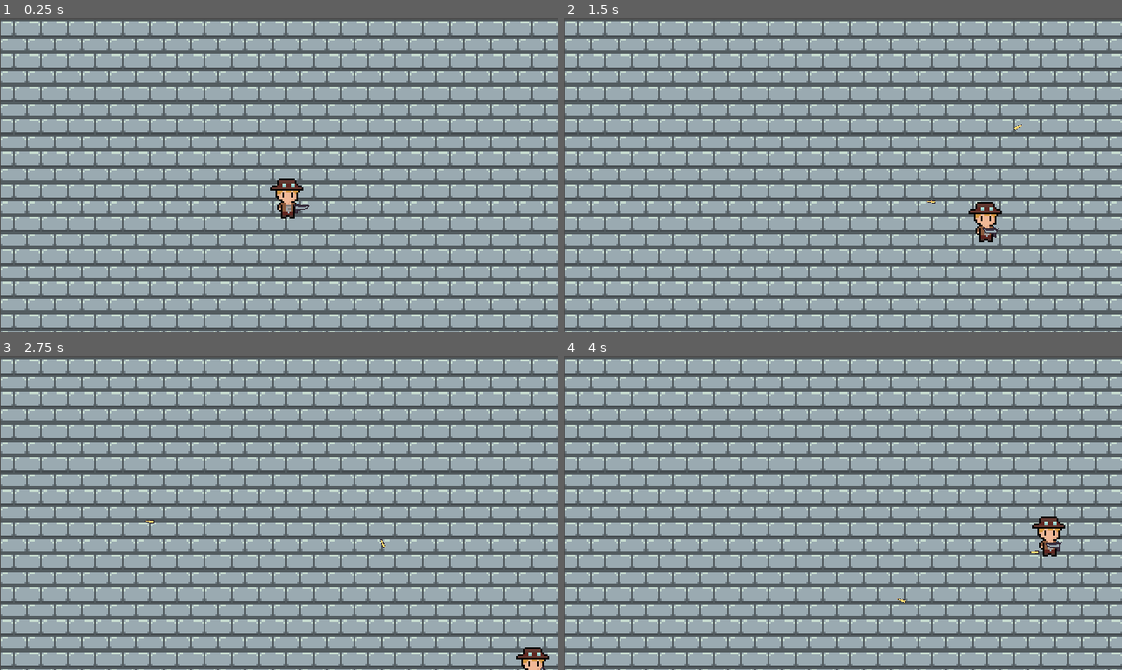
Above: before the commit, frames 1-4 (two rows, left to right).
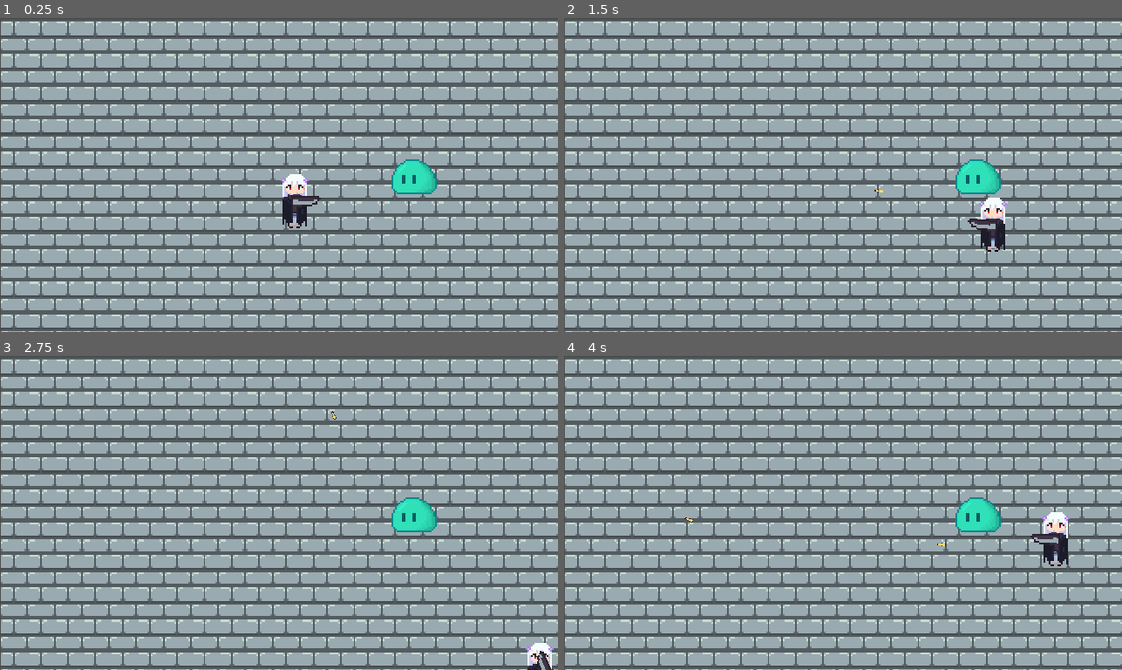
Above: after the commit, the same moments.

Repository: WAIWAI-PARTY/Life-after-people
Game: Godot game, scene res://World.tscn
Two runs of this game, one before a commit and one after it. Both use one fixed random seed, a clock stepped at 60 frames per second and the inputs below.
Inputs (mouse positions are in pixels of both pictures, inside the frame that each line leads up to):
- Up to frame 1 (0.25 s): no input
- Up to frame 2 (1.5 s): tap Enter at 0.5 s; move the mouse to (965, 159) at 0.52 s; press the mouse at (965, 159) at 0.53 s; hold D (ui_right) 0.53-1.28 s; move the mouse to (731, 190) at 1.27 s; release the mouse at (731, 190) at 1.28 s; hold S (ui_down) from 1.28 s (still down); click (731, 190) at 1.35 s
- Up to frame 3 (2.75 s): move the mouse to (334, 443) at 2.02 s; release S (ui_down) at 2.03 s; press the mouse at (334, 443) at 2.03 s; hold D (ui_right) from 2.03 s (still down)
- Up to frame 4 (4 s): move the mouse to (815, 575) at 2.77 s; release D (ui_right) at 2.78 s; release the mouse at (815, 575) at 2.78 s; hold W (ui_up) 2.78-3.53 s; click (815, 575) at 2.85 s; move the mouse to (1010, 560) at 3.52 s; press the mouse at (1010, 560) at 3.53 s; hold A (ui_left) from 3.53 s (still down)

The runs differ from the first frame. In frame 1, 1.6% of the frame differs, in the area x 48-79%, y 45-67%; in frame 2, 1.6%, in the area x 55-83%, y 33-75%; in frame 3, 1.2%; in frame 4, 1.6%.

Commit message:
slimmmmmmmmmme

Diff:
--- /dev/null
+++ b/Enemy/Slime.tscn
@@ -0,0 +1,9 @@
+[gd_scene load_steps=2 format=2]
+
+[ext_resource path="res://imports/enemy.png" type="Texture" id=1]
+
+[node name="Slime" type="KinematicBody2D"]
+
+[node name="Sprite" type="Sprite" parent="."]
+position = Vector2( 2.65165, -7.60139 )
+texture = ExtResource( 1 )
--- a/Weapons/Bullets.gd
+++ b/Weapons/Bullets.gd
@@ -1,6 +1,6 @@
 extends Area2D
 
-export var speed = 100
+export var speed = 200
 
 func _ready():
 	set_as_toplevel(true)
--- a/Weapons/Gun.gd
+++ b/Weapons/Gun.gd
@@ -12,9 +12,9 @@
 		# keep rotation_degrees between 0 and 360
 		rotation_degrees = fposmod(rotation_degrees, 360.0)
 		if rotation_degrees > 90 && rotation_degrees < 270:
-			$GunSprite.set_scale(Vector2(0.5,-0.5))
+			$GunSprite.set_scale(Vector2(1,-1))
 		else:
-			$GunSprite.set_scale(Vector2(0.5,0.5))
+			$GunSprite.set_scale(Vector2(1,1))
 
 
 	if Input.is_action_pressed("shoot") and can_fire:
--- a/Weapons/Gun.tscn
+++ b/Weapons/Gun.tscn
@@ -10,7 +10,6 @@
 }
 
 [node name="GunSprite" type="Sprite" parent="."]
-scale = Vector2( 0.5, 0.5 )
 texture = ExtResource( 2 )
 offset = Vector2( 12, 0 )
 region_rect = Rect2( 32, 12, 19, 12 )
--- a/World.tscn
+++ b/World.tscn
@@ -1,8 +1,9 @@
-[gd_scene load_steps=4 format=2]
+[gd_scene load_steps=5 format=2]
 
 [ext_resource path="res://Weapons/Gun.tscn" type="PackedScene" id=1]
 [ext_resource path="res://imports/spawnfloorbrick.png" type="Texture" id=2]
 [ext_resource path="res://Player/Player.tscn" type="PackedScene" id=3]
+[ext_resource path="res://Enemy/Slime.tscn" type="PackedScene" id=4]
 
 [node name="World" type="Node"]
 
@@ -15,8 +16,11 @@
 
 [node name="YSort" type="YSort" parent="."]
 
+[node name="Slime" parent="." instance=ExtResource( 4 )]
+position = Vector2( 234.03, 97.8397 )
+
 [node name="Player" parent="." instance=ExtResource( 3 )]
-position = Vector2( 165, 103 )
+position = Vector2( 166.875, 103.5 )
 
 [node name="Gun" parent="Player" instance=ExtResource( 1 )]
-position = Vector2( 5, 8 )
+position = Vector2( 2.125, 6.75 )
Binary file changed: imports/character.png
Binary file added: imports/enemy.aseprite
Binary file added: imports/enemy.png
Not shown, added: imports/enemy.png.import
